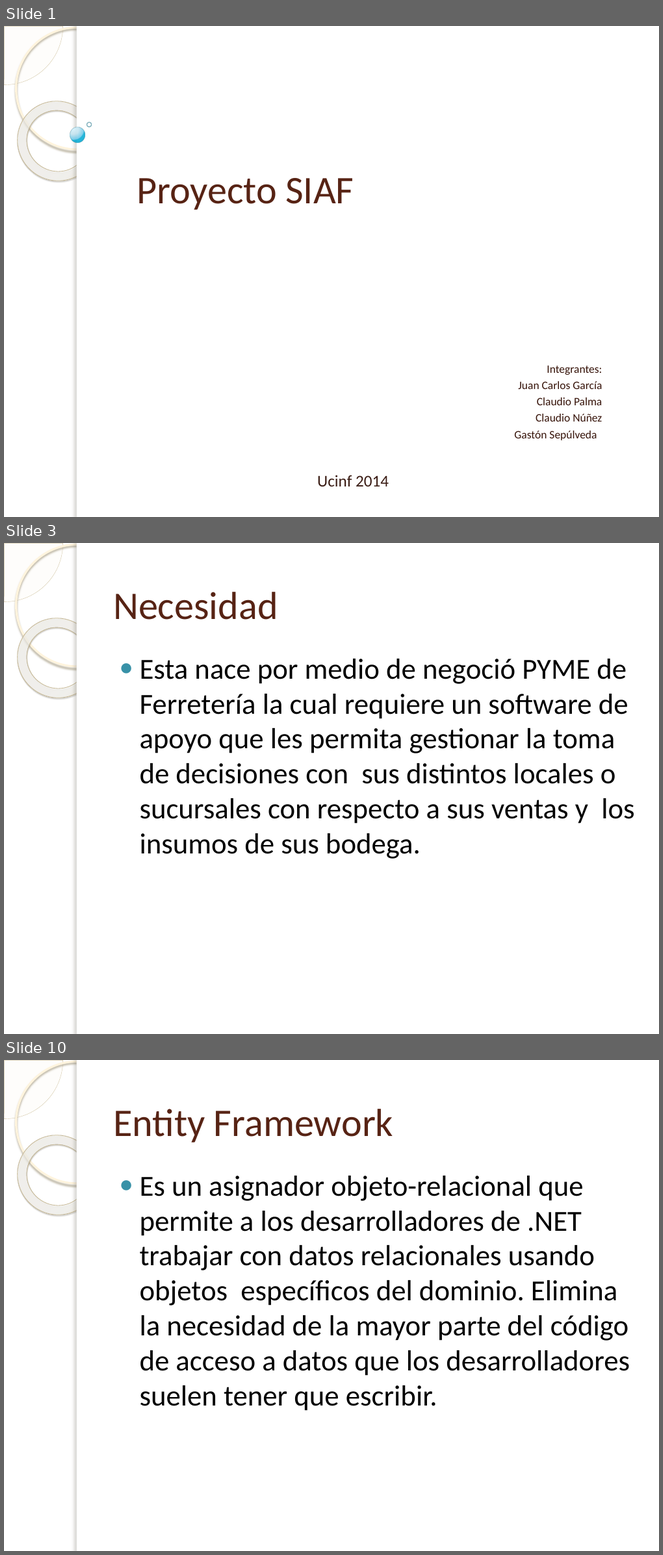
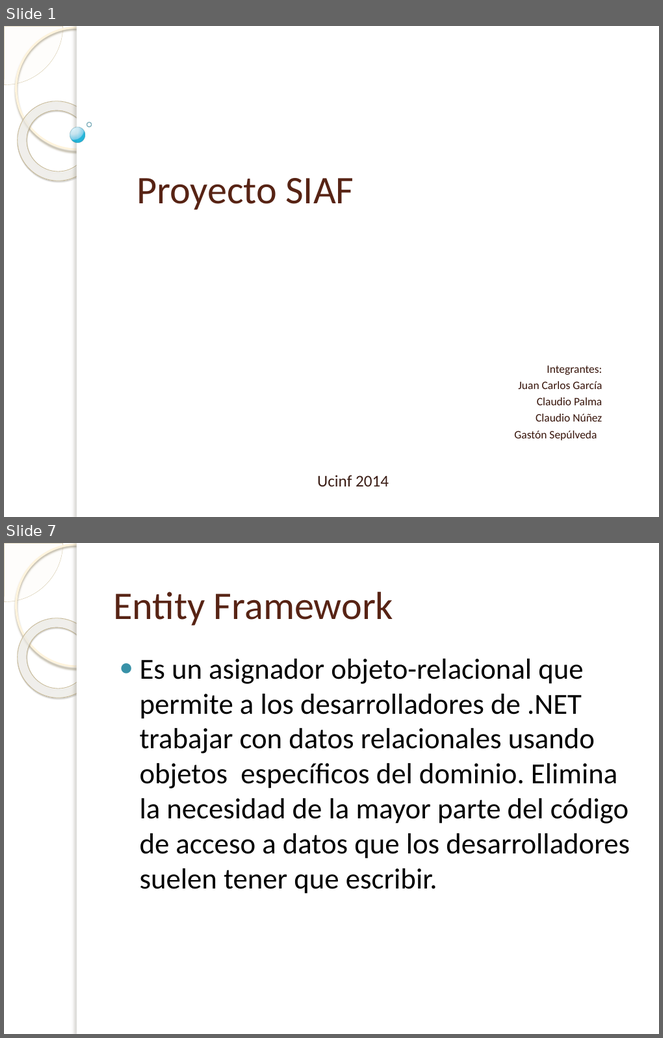
Before and after one commit to tonporaqui/DocProyecto, a slide deck: Proyecto SIAF.pptx. Shown one above the other, each under a label of ours: slides 1, 3 and 10 before the commit, slides 1 and 7 after it; the slides between them are not shown. The pictures are 663x1555 and 663x1038 pixels, drawn with LibreOffice and Linux fonts; fonts in the diff are those of the drawing; background and template pictures are left out. Boxes give left, top, right and bottom in pixels: in the first picture for what was removed or moved away, otherwise in the second. Text is boxed around its words. In the diff, an @@ line names an element or a change of style, - is before the commit and + after.

```diff
--- a/Proyecto SIAF.pptx
+++ b/Proyecto SIAF.pptx
@@ slide 3 removed at box(4, 543, 659, 1034), background picture (left out); not listed: 5 template elements that a slide beside it also shows @@
@@ title removed at box(113, 592, 278, 620) @@
-Necesidad
@@ text removed at box(140, 659, 634, 859) @@
-● Esta nace por medio de negoció PYME de Ferretería la cual requiere un software de apoyo que les permita gestionar la toma de decisiones con sus distintos locales o sucursales con respecto a sus ventas y los insumos de sus bodega.
@@ what was slide 10 is now slide 7 @@
```
Also in this commit, not shown: 3 slides changed, 3 slides added, 5 other slides removed.
